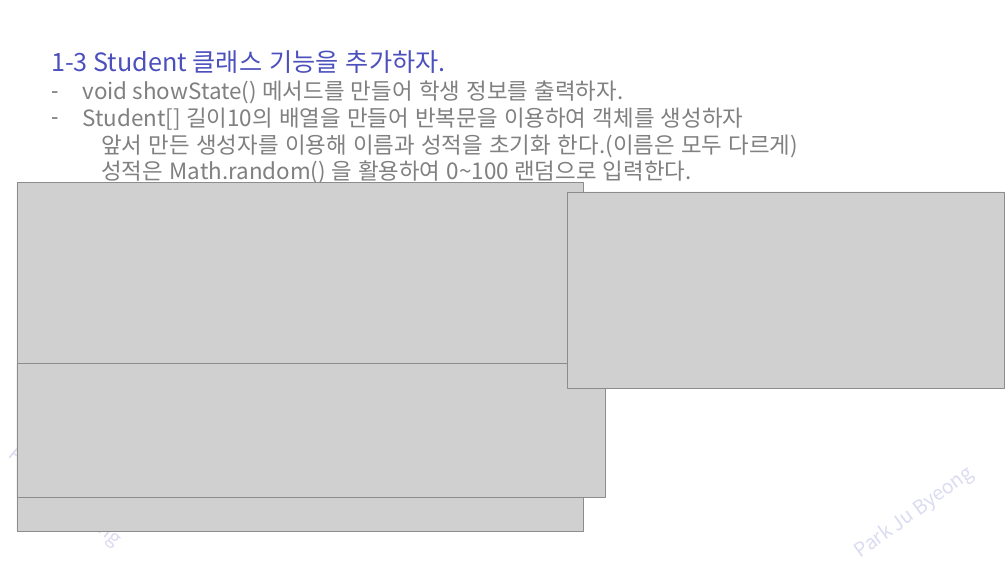
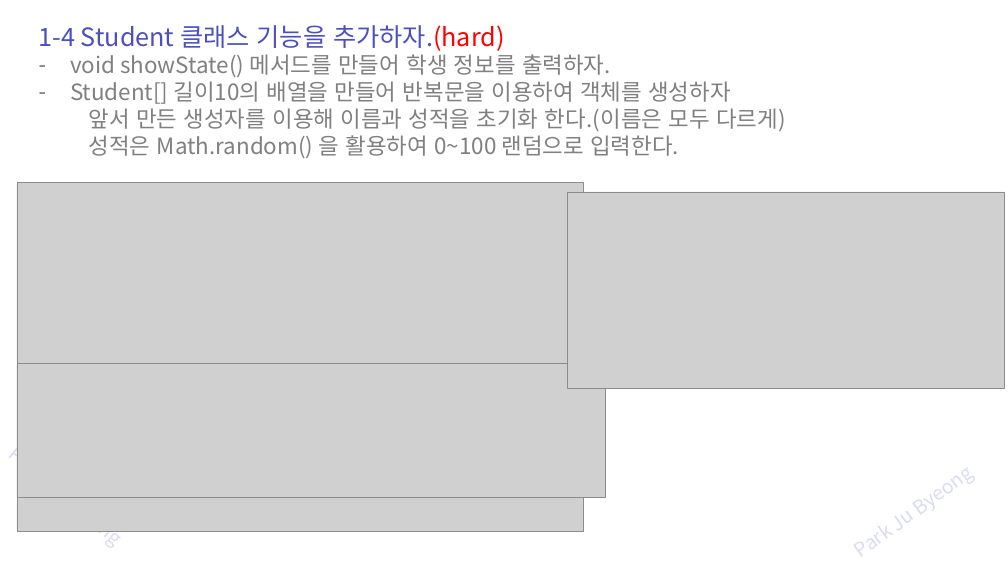
Before and after one commit to zest132/JavaLecture, a slide deck: slide 33 of JavaLecture/LectureFile/java 8강 생성자.pptx (slide 34 before the commit). Drawn at 1008x567 pixels with LibreOffice and Linux fonts; fonts in the diff are those of the drawing; grey boxes stand for pictures. Boxes give left, top, right and bottom in pixels: in the first picture for what was removed or moved away, otherwise in the second. Text is boxed around its words. In the diff, an @@ line names an element or a change of style, - is before the commit and + after.

```diff
--- a/JavaLecture/LectureFile/java 8강 생성자.pptx
+++ b/JavaLecture/LectureFile/java 8강 생성자.pptx
@@ text "1-4 Student 클래스 기능을 추가하자.(hard)" moved from (x1=51, y1=50, x2=799, y2=185) to (x1=39, y1=25, x2=786, y2=158) @@
@@ text at (x1=39, y1=25, x2=504, y2=51): text changed @@
-1-3 Student 클래스 기능을 추가하자.
+1-4 Student 클래스 기능을 추가하자.(hard)
```
Also in this commit, not shown: 3 other slides changed, 4 slides added, 4 slides removed, 3 other files.
